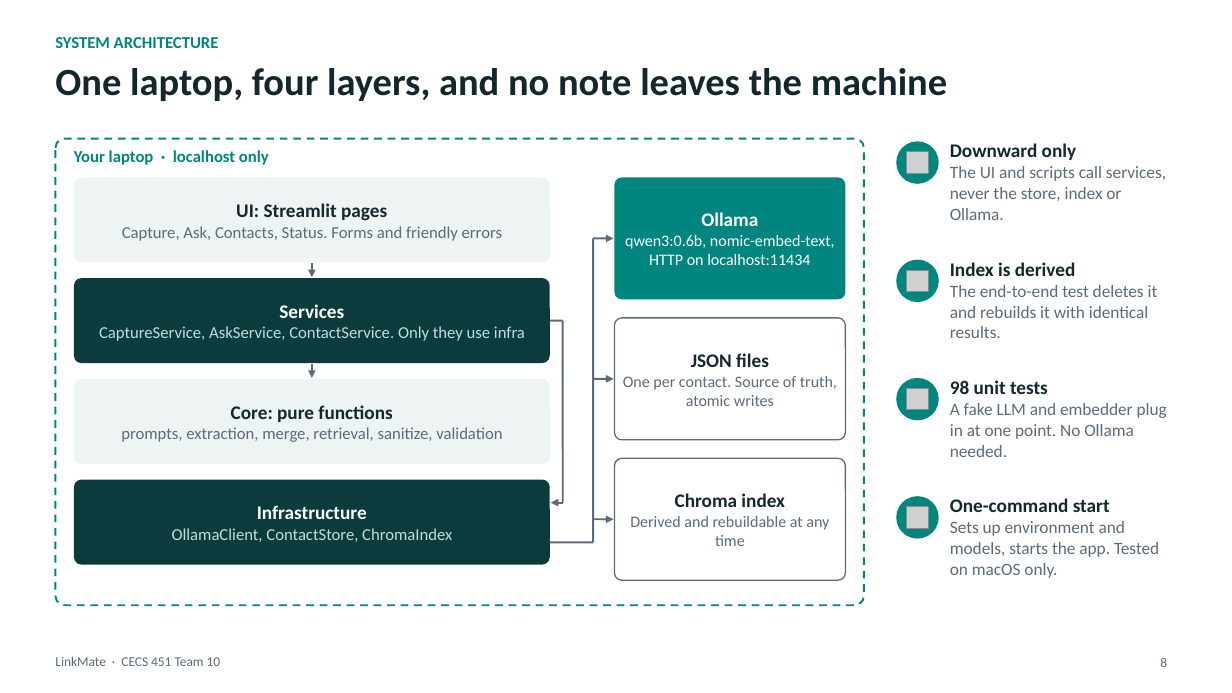
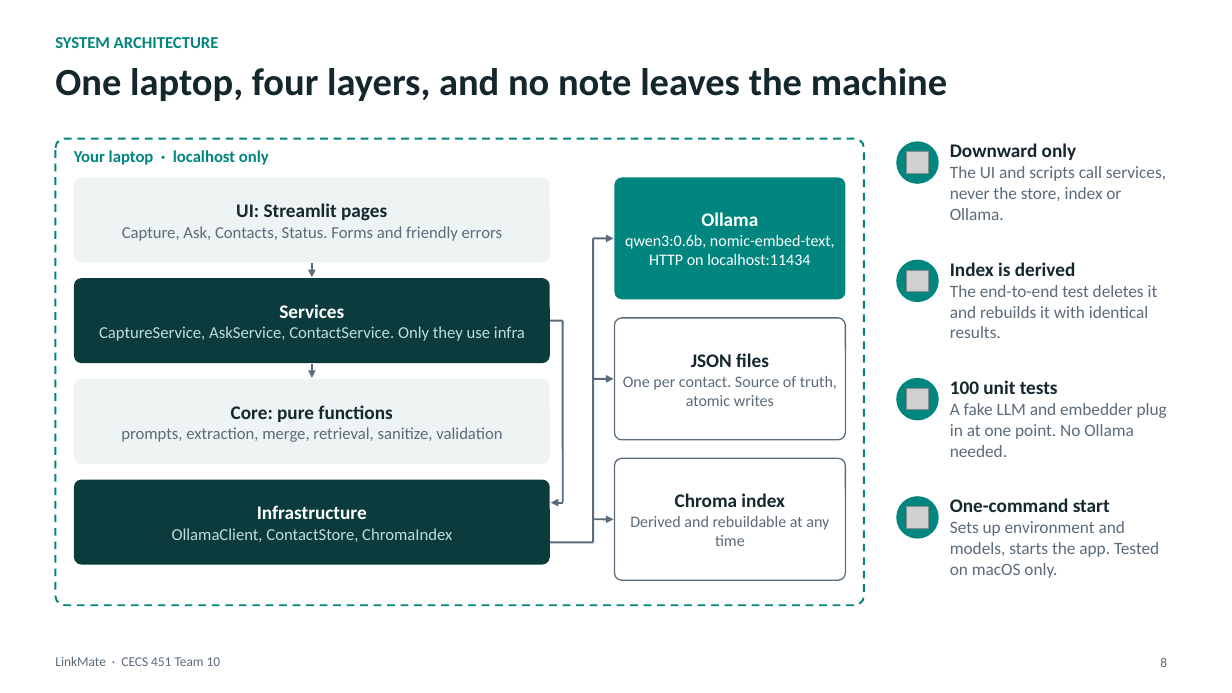
Before and after one commit to fe871bae/LinkMate, a slide deck: slide 8 of docs/phase3/slides/LinkMate_Pitch_Slides.pptx. Drawn at 1232x693 pixels with LibreOffice and Linux fonts; fonts in the diff are those of the drawing; grey boxes stand for pictures. Boxes give left, top, right and bottom in pixels: in the first picture for what was removed or moved away, otherwise in the second. Text is boxed around its words. In the diff, an @@ line names an element or a change of style, - is before the commit and + after.

```diff
--- a/docs/phase3/slides/LinkMate_Pitch_Slides.pptx
+++ b/docs/phase3/slides/LinkMate_Pitch_Slides.pptx
@@ text at (950, 380, 1058, 394): text changed @@
-98 unit tests
+100 unit tests
```
Also in this commit, not shown: 11 other files.
